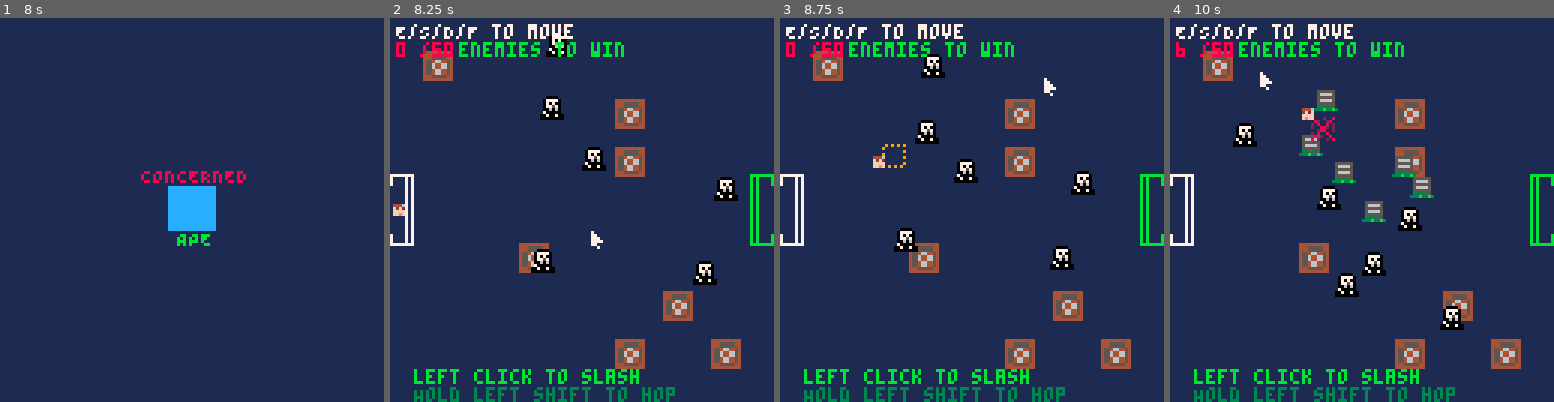
Above: before the commit, frames 1-4 (left to right).
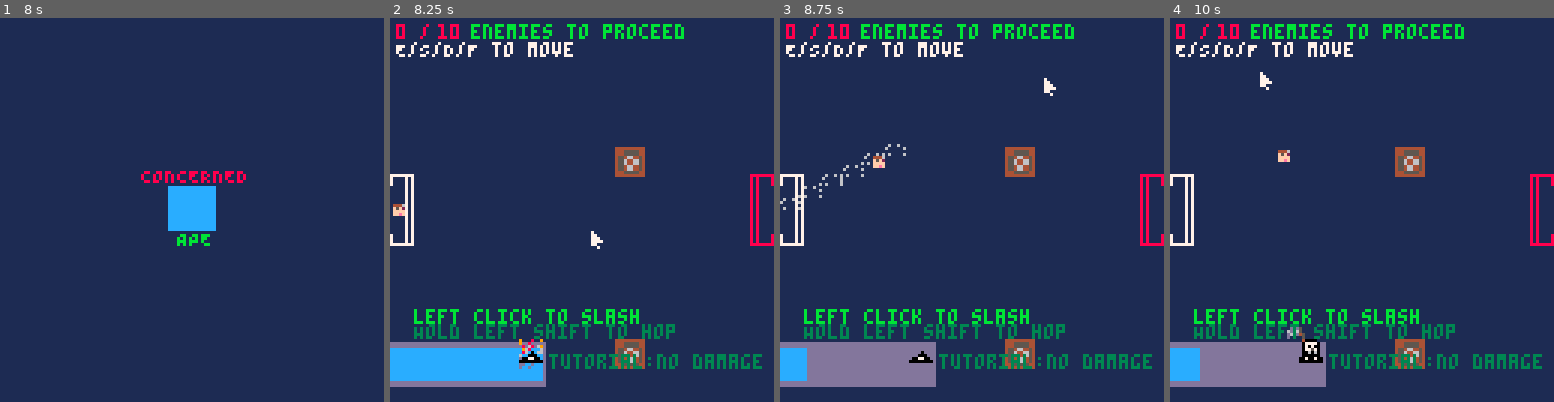
Above: after the commit, the same moments.

Repository: vmikelic/hop-PICO8
Game: PICO-8 cartridge hop.p8
Same seed, same stepped clock (60 frames per second), same inputs: the game is played once before the commit and once after it.
Inputs (mouse positions are in pixels of both pictures, inside the frame that each line leads up to):
- Up to frame 1 (8 s): click (280, 121) at 0.67 s; tap O (Z key) at 0.7, 1.7, 2.1, 2.5, 2.9, 3.3, 3.7, 4.1, 4.5, 4.9, 5.3, 5.7, 6.1, 6.5, 6.9, 7.3, 7.7 s; click (46, 267) at 1.22 s; hold Right 1.6-2.1 s; click (107, 114) at 1.77 s; hold Up 2.15-2.42 s; click (172, 259) at 2.32 s; hold Right 2.47-3.03 s; click (234, 106) at 2.87 s; hold Left 3.08-3.58 s; click (295, 256) at 3.42 s; hold Down 3.63-3.97 s; click (61, 102) at 3.97 s; hold Right 4.02-4.68 s; click (122, 248) at 4.52 s; hold Up 4.73-5.03 s; click (184, 94) at 5.07 s; hold Left 5.08-5.68 s; click (249, 244) at 5.62 s; hold Down 5.73-6.03 s; hold Right 6.08-6.58 s; click (311, 90) at 6.17 s; hold Right 6.63-7.13 s; click (76, 236) at 6.72 s; hold Up 7.18-7.45 s; click (138, 83) at 7.27 s; hold Right from 7.5 s (still down); click (199, 229) at 7.82 s
- Up to frame 2 (8.25 s): release Right at 8.07 s; tap O (Z key) at 8.1 s; hold Left from 8.12 s (still down)
- Up to frame 3 (8.75 s): click (1044, 79) at 8.37 s; tap O (Z key) at 8.5 s; release Left at 8.62 s; hold Down from 8.67 s (still down)
- Up to frame 4 (10 s): tap O (Z key) at 8.9, 9.3, 9.7 s; click (1496, 225) at 8.92 s; release Down at 9 s; hold Right 9.05-9.72 s; click (1258, 71) at 9.47 s; hold Up from 9.77 s (still down)

Frame 1 is identical in both runs. In frame 2, 16% of the frame differs, in the area x 0-100%, y 1-100%; in frame 3, 17%; in frame 4, 19%.

Commit message:
improved enemies,animations,slash cooldown

Diff:
--- a/enemy.lua
+++ b/enemy.lua
@@ -6,6 +6,9 @@
     pos_x = 0,
     pos_y = 0,
     enemy_bounce = 0,
+    follow_type = 0, -- 0 = PLAYER, 1 = LEVEL, 2 = PREDICTIVE
+    follow_target = {},
+    timer = -121
 }
 
 function enemy:new(pos_x_,pos_y_,enemy_bounce_)
@@ -16,15 +19,21 @@
     self)
 end
 
+function update_poi(e)
+    e.follow_target = {x=11+(flr(rnd(7))*16),y=11+(flr(rnd(7)*16))}
+end
+
 function update_enemy()
     for i in all(enemy_list) do
+        if(i.timer) < 0 then
+            goto update_continue
+        end
         for b in all(slash_hitbox) do
             if(i.pos_y+8 > b.y) then
                 if(i.pos_x+8 > b.x) then
                     if(i.pos_y < b.y+8) then
                         if(i.pos_x < b.x+8) then
-                                animate_once(player_vars.location_x-2,player_vars.location_y-2,{12,15},1,1,5,2)
-                                animate_once(i.pos_x,i.pos_y,{13},1,1,60,2)
+                                animate_once(i.pos_x,i.pos_y,{64,65,66,67,68,69},1,1,5,1)
                                 del(enemy_list,i)
                                 num_of_enemies = num_of_enemies - 1
                                 enemies_killed = enemies_killed + 1
@@ -34,19 +43,61 @@
                 end
             end
         end
+
+        move_vector = vector(0,0)
+
+        if(i.timer % 150 == 0) then
+            move_choice = flr(rnd(100))
+            if (move_choice < 50) then
+                i.follow_type = 1
+                update_poi(i)
+            elseif (move_choice < 80) then
+                i.follow_type = 2
+            else
+                i.follow_type = 0
+            end
+        end
+
+        if (i.follow_type == 1) then --follow level
+            if(abs(i.follow_target.x - i.pos_x) < 3 or abs(i.follow_target.y - i.pos_y) < 3) then
+                update_poi(i)
+            end
+            move_vector.x = i.follow_target.x - i.pos_x
+            move_vector.y = i.follow_target.y - i.pos_y
+        elseif (i.follow_type == 2) then --follow predict player
+            move_vector.x = (player_vars.location_x+player_vars.velocity_x) - i.pos_x
+            move_vector.y = (player_vars.location_y+player_vars.velocity_y) - i.pos_y
+        else --follow player
+            move_vector.x = player_vars.location_x - i.pos_x
+            move_vector.y = player_vars.location_y - i.pos_y
+        end
+
         if(i.enemy_bounce > 1 ) then
             i.enemy_bounce = 0
         end
-        move_vector = vector_norm(vector(player_vars.location_x-i.pos_x,player_vars.location_y-i.pos_y))
-        move_vector = vector_scale(move_vector,.3)
+        move_vector = vector_norm(move_vector)
+        move_vector = vector_scale(move_vector,.6)
         i.pos_x = i.pos_x+move_vector.x+(sin(i.enemy_bounce)/10)
         i.pos_y = i.pos_y+move_vector.y+(sin(i.enemy_bounce)/10)
         i.enemy_bounce = i.enemy_bounce + 0.01
+
+        ::update_continue::
+        i.timer = i.timer + 1
     end
 end
 
 function draw_enemy()
     for i in all(enemy_list) do
-        sspr( 10*8, 8, 8, 8, i.pos_x,i.pos_y)
+        if(i.timer) >= 0 then
+            sspr( 10*8, 8, 8, 8, i.pos_x,i.pos_y)
+            spr(70,i.pos_x-6,i.pos_y+(sin(i.enemy_bounce))-1)
+        elseif(i.timer == -120) then
+            animate_once(i.pos_x,i.pos_y,{52,53,54,55,56,57,55,56,57,55,56,57,46},1,1,3,1)
+            animate_once(i.pos_x,i.pos_y,{27,27,28,28,29,29,28,28,29,29,29,29,28,28,29,29,27,27,15,15,27,30,31,31,31,42,42,42,42,43,43,43,43,43,44,44,44,45,45,26,26},1,1,3,1)
+            animate_once(i.pos_x,i.pos_y,{32,33,34,35,36,37,38},1,1,3,2)
+            animate_once(i.pos_x,i.pos_y,{48,49,50,51},1,1,6,1)
+        else
+            spr(70,i.pos_x-6,i.pos_y+(i.timer*2)-1)
+        end
     end
 end
--- a/hop.p8
+++ b/hop.p8
@@ -14,6 +14,11 @@
 -- init
 
 delta_t = 1.0/60.0;
+game_timer = 0
+spawn_rate = 180
+num_of_obstacles = 2
+levels_cleared = 0
+enemy_requirement = 10
 
 enemies_killed = 0
 lost = false
@@ -28,7 +33,7 @@
 -- update
 function _update60()
 
-if(enemies_killed >= 50) then
+if(levels_cleared >= 6) then
     update_mouse()
     return
 end
@@ -38,16 +43,34 @@
     return
 end
 
-
-if(num_of_enemies < 6) then
+if(levels_cleared == 0) then
+    player_vars.invuln_time = 100
+end
+
+
+if(game_timer%spawn_rate == 0) then
+    enemy_added = false
+    while(enemy_added == false) do
+        enemy_slot = {x=flr(rnd(7)),y=flr(rnd(7))}
+        add_enemy = true
+        for i in all(occupied_slots) do
+            if(enemy_slot.x == i.x and enemy_slot.y == i.y) then
+                add_enemy = false
+                break
+            end
+        end
+        if(add_enemy == true) then
+            enemy_added = true
+        end
+    end
     x_add = flr(rnd(119)+20)
     y_add = flr(rnd(119))
     bounce_add = rnd()
-    add(enemy_list,enemy:new(x_add,y_add,bounce_add))
+    add(enemy_list,enemy:new(11+enemy_slot.x*16,11+enemy_slot.y*16,bounce_add))
     num_of_enemies = num_of_enemies + 1
 end
 
-if(mouse_left_init) then
+if(mouse_left_init and player_vars.slash_cooldown >= 0) then
     player_vars.player_status = 2;
     player_vars.slash_speed = 0.3*vector_length(vector(player_vars.velocity_x,player_vars.velocity_y));
 end
@@ -63,12 +86,17 @@
 -- draw
 function _draw()
 
-if(enemies_killed >= 50) then
+if(levels_cleared >= 6) then
     cls(1)
     print('WIN',128/2-5,128/2-2,11)
     print('left click to restart',128/2-5-35,128/2-2+6,11)
     draw_mouse()
     if(mouse_left_init) then
+        game_timer = 0
+        spawn_rate = 160
+        num_of_obstacles = 3
+        levels_cleared = 1
+        enemy_requirement = 10
         enemies_killed = 0
         mouse_left_init = false
         reset_level()
@@ -82,6 +110,11 @@
     print('left click to restart',128/2-5-35,128/2-2+6,8)
     draw_mouse()
     if(mouse_left_init) then
+        game_timer = 0
+        spawn_rate = 160
+        num_of_obstacles = 3
+        levels_cleared = 1
+        enemy_requirement = 10
         lost = false
         enemies_killed = 0
         mouse_left_init = false
@@ -91,42 +124,90 @@
 end
 
 cls(1)
+if(player_vars.slash_cooldown>=0) then
+    if(game_timer%30 == 0) then
+        animate_once(40,100+11,{80,81,82,83,84,85,80},1,1,5,1)
+    end
+end
+rectfill(0 , 100+10-2, 50+1, 110+10+2, 13 )
+rectfill(0 , 100+10, 50*(1-abs(player_vars.slash_cooldown/240)), 110+10, 12 )
 draw_level()
 draw_enemy()
 draw_player()
-print('E/S/D/F to move',2,2,7)
-print('left click to slash',2+6,127-10,11)
-print('Hold left shift to hop',2+6,127-4,3)
-print(enemies_killed,2,8,8)
-print(' /50',2+4,8,8)
-print('enemies to win',2+4+17,8,11)
+if(levels_cleared == 0) then
+    print('E/S/D/F to move',2,8,7)
+    print('left click to slash',2+6,127-10-20,11)
+    print('Hold left shift to hop',2+6,127-4-21,3)
+    print('tutorial:no damage',2+6+45,127-4-21+10,3)
+end
+text_color = 8
+if(enemies_killed >= enemy_requirement) then
+    text_color = 11
+end
+print(enemies_killed,2,2,text_color)
+print(' /',2+4,2,text_color)
+print(enemy_requirement,2+4+6+4,2,text_color)
+print(' enemies to proceed',2+4+17,2,11)
 handle_animations()
 draw_mouse()
-
-end
-…(26 lines of a section not shown)…
+game_timer = game_timer+1
+
+end
+…(58 lines of a section not shown)…
--- a/level.lua
+++ b/level.lua
@@ -10,12 +10,12 @@
     occupied_slots = {}
     enemy_list = {}
     num_of_enemies = 0
+    enemies_killed = 0
     make_level()
 end
 
 function make_level()
     obstacles_created = 0
-    num_of_obstacles = 7
     while(obstacles_created < num_of_obstacles) do
         obstacle_slot = {x=flr(rnd(7)),y=flr(rnd(7))}
         add_obstacle = true
@@ -34,7 +34,14 @@
 
 function draw_level()
     animate_once(0,52,{8},1,3,1,1)
-    animate_once(128-8,52,{9},1,3,1,1)
+    if(enemies_killed >= enemy_requirement) then
+        animate_once(128-8,52,{9},1,3,40,2)
+        if(game_timer%30 ==0)then
+            animate_once(128-8,52,{72,73,74,75,76,77,76,75,74,73},1,3,3,1)
+        end
+    else
+        animate_once(128-8,52,{71},1,3,1,1)
+    end
 
     for i in all(occupied_slots) do
         sspr( 11*8, 0, 8, 8, 11+i.x*16, 11+i.y*16,10,10)
--- a/player.lua
+++ b/player.lua
@@ -12,6 +12,7 @@
     player_width = 4.0,
     player_height = 4.0,
     player_status = 0, -- 0 = grounded, 1 = jumping, 2 = slash
+    slash_cooldown = 0,
     slash_time = 0,
     slash_speed = 0,
     invuln_time = 0,
@@ -113,6 +114,10 @@
 end
 
 function handle_slash()
+    if(player_vars.slash_cooldown < 0) then
+        player_vars.slash_cooldown = player_vars.slash_cooldown + (vector_length(vector(player_vars.velocity_x,player_vars.velocity_y))/52)
+    end
+
     if(player_vars.slash_time < 0) then
         player_vars.slash_time = player_vars.slash_time + 1
     end
@@ -130,7 +135,7 @@
     end
 
     if(mouse_left_hold == false) then
-        player_vars.invuln_time = 20
+        player_vars.invuln_time = 40
         mouse_vector = vector_norm(vector((mouse_x-1)-player_vars.location_x,(mouse_y-1)-player_vars.location_y))
         add_vel = vector_scale(mouse_vector,player_vars.slash_speed+135)
         x_begin = player_vars.location_x-2
@@ -139,7 +144,9 @@
         y_end = y_begin
         slash_animation = {10,15}
         for x = 1,(player_vars.slash_speed+135)/20,1 do
-            animate_once(x_end,y_end,slash_animation,1,1,3,1)
+            --animate_once(x_end,y_end,slash_animation,1,1,3,1)
+            animate_once(x_end,y_end,{32,33,34,35,36,37,38},1,1,3,1)
+            animate_once(x_end,y_end,{10,15,10,15},1,1,3,2)
             add(slash_hitbox,{x=x_end,y=y_end})
             x_end = x_end + (mouse_vector.x*8)
             y_end = y_end + (mouse_vector.y*8)
@@ -155,6 +162,7 @@
         player_vars.velocity_y = add_vel.y
         player_vars.player_status = 0;
         player_vars.slash_time = -60;
+        player_vars.slash_cooldown = -240;
     end
 end
 
@@ -164,7 +172,7 @@
             if(i.pos_x+8 > player_vars.location_x) then
                 if(i.pos_y+1 < player_vars.location_y+4) then
                     if(i.pos_x+1 < player_vars.location_x+4) then
-                            if(player_vars.invuln_time == 0) then
+                            if(player_vars.invuln_time == 0 and i.timer >= 0) then
                                 lost = true
                             end
                     end
@@ -294,8 +302,13 @@
     if(player_vars.location_x+4 > 121) then
         if(player_vars.location_y+4 > 53) then
             if(player_vars.location_y < 53+23) then
-                reset_level()
-            end
-        end
-    end
-end
+                if(enemies_killed >= enemy_requirement) then
+                    levels_cleared = levels_cleared + 1
+                    spawn_rate -= 20
+                    num_of_obstacles += 1
+                    reset_level()
+                end
+            end
+        end
+    end
+end
--- a/vector.lua
+++ b/vector.lua
@@ -33,10 +33,10 @@
 
 function vector_norm(v)
     local mag=vector_length(v)
-    if mag>1 then
+    if mag != 0 then
         return vector(v.x/mag,v.y/mag)
     end
-    return v
+    return vector(0,0)
 end
 
 function vector_dist(v1,v2)
Not shown, changed: 55 lines of the sprite sheet (__gfx__) section of hop.p8
